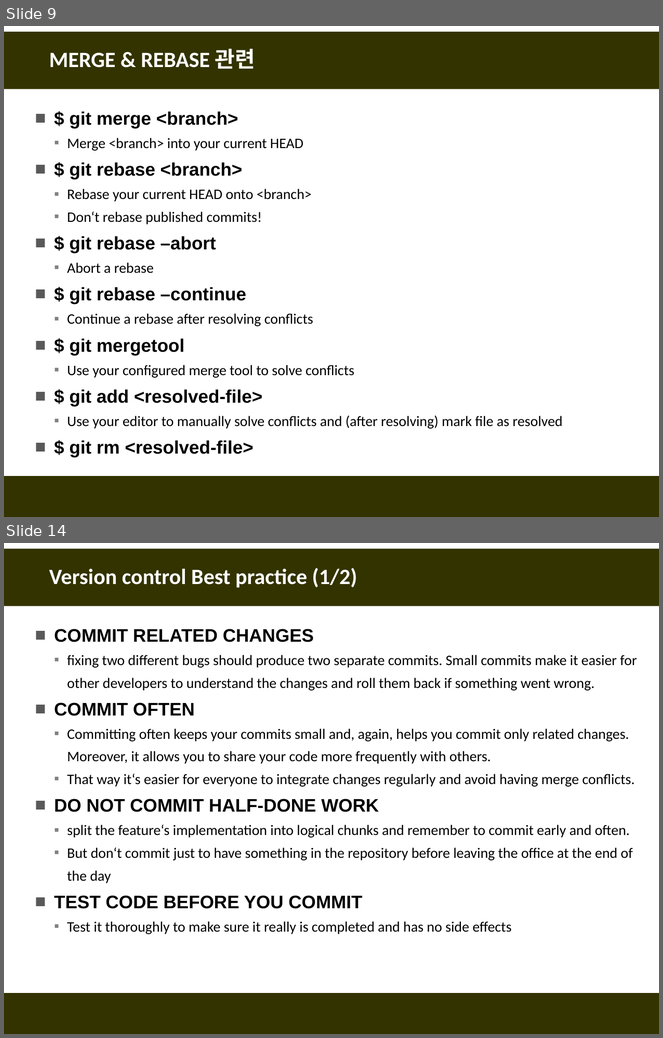
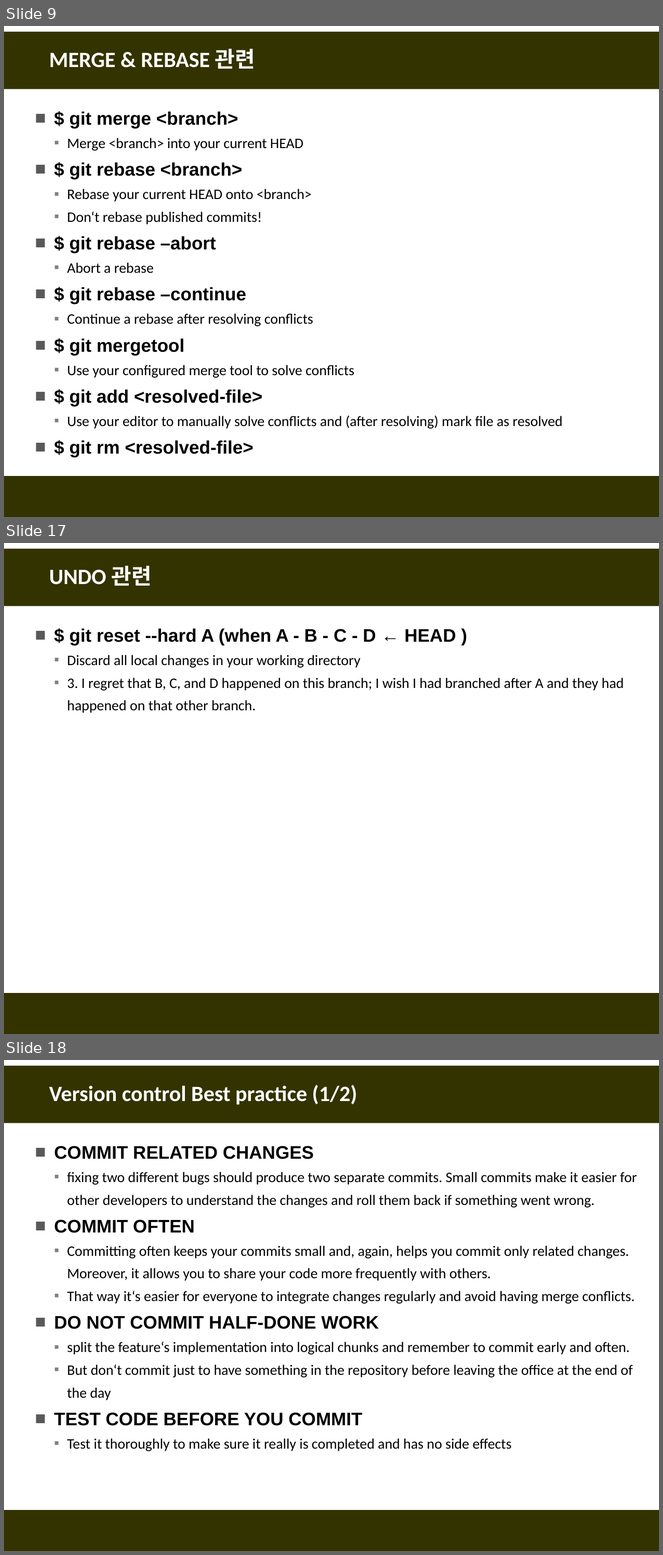
Before and after one commit to fasthill/github-lecture, a slide deck: git및github첫걸음11-명령어모음.pptx. Shown one above the other, each under a label of ours: slides 9 and 14 before the commit, slides 9, 17 and 18 after it; the slides between them are not shown. The pictures are 663x1038 and 663x1555 pixels, drawn with LibreOffice and Linux fonts; fonts in the diff are those of the drawing. Boxes give left, top, right and bottom in pixels: in the first picture for what was removed or moved away, otherwise in the second. Text is boxed around its words. In the diff, an @@ line names an element or a change of style, - is before the commit and + after.

```diff
--- a/git및github첫걸음11-명령어모음.pptx
+++ b/git및github첫걸음11-명령어모음.pptx
@@ slide 17 added at <box>4,543,659,1034</box>, background #FFFFFF; not listed: 2 template elements that a slide beside it also shows @@
@@ title added at <box>49,565,151,586</box>, 24 pt, text #FFFFFF, bold @@
+UNDO 관련
@@ text added at <box>67,628,624,713</box>, 16 pt, text #000000 @@
+■ $ git reset --hard A (when A - B - C - D ← HEAD )
+  ▪ Discard all local changes in your working directory
+  ▪ 3. I regret that B, C, and D happened on this branch; I wish I had branched after A and they had happened on that other branch.
@@ what was slide 14 is now slide 18 @@
```
Also in this commit, not shown: 3 slides changed, 3 other slides added.
